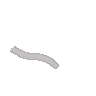
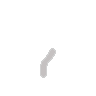
Comparing the layer stacks of the two 96 × 96 images. Changes:
hid "road_nw" over [10, 46, 59, 69]
added layer "road_none" above "Punkt" over [40, 48, 56, 78]
